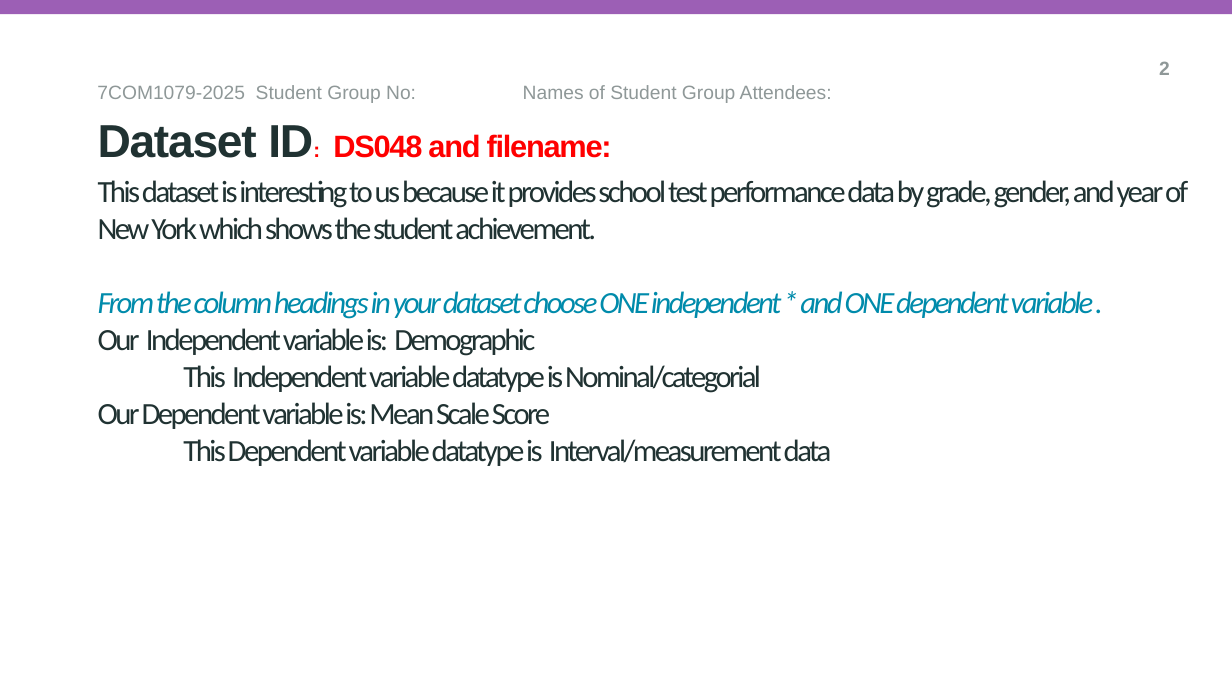
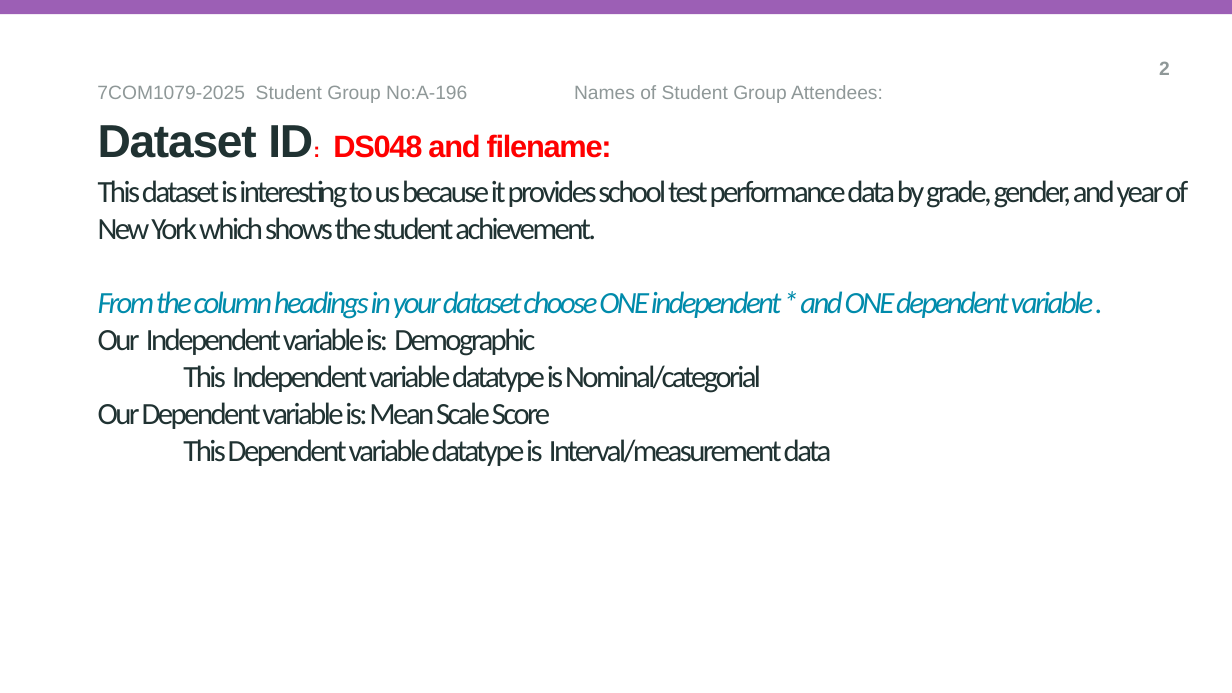
Before and after one commit to sg25acd/7COM1079-Group-A-196, a slide deck: slide 3 of research_question.ppt.pptx. Drawn at 1232x693 pixels with LibreOffice and Linux fonts; fonts in the diff are those of the drawing; background and template pictures are left out. Boxes give left, top, right and bottom in pixels: in the first picture for what was removed or moved away, otherwise in the second. Text is boxed around its words. In the diff, an @@ line names an element or a change of style, - is before the commit and + after.

Commit message:
Review the ppt and made changes

```diff
--- a/research_question.ppt.pptx
+++ b/research_question.ppt.pptx
@@ text at [97,85,883,103]: text changed @@
-7COM1079-2025 Student Group No: Names of Student Group Attendees:
+7COM1079-2025 Student Group No:A-196 Names of Student Group Attendees:
```
